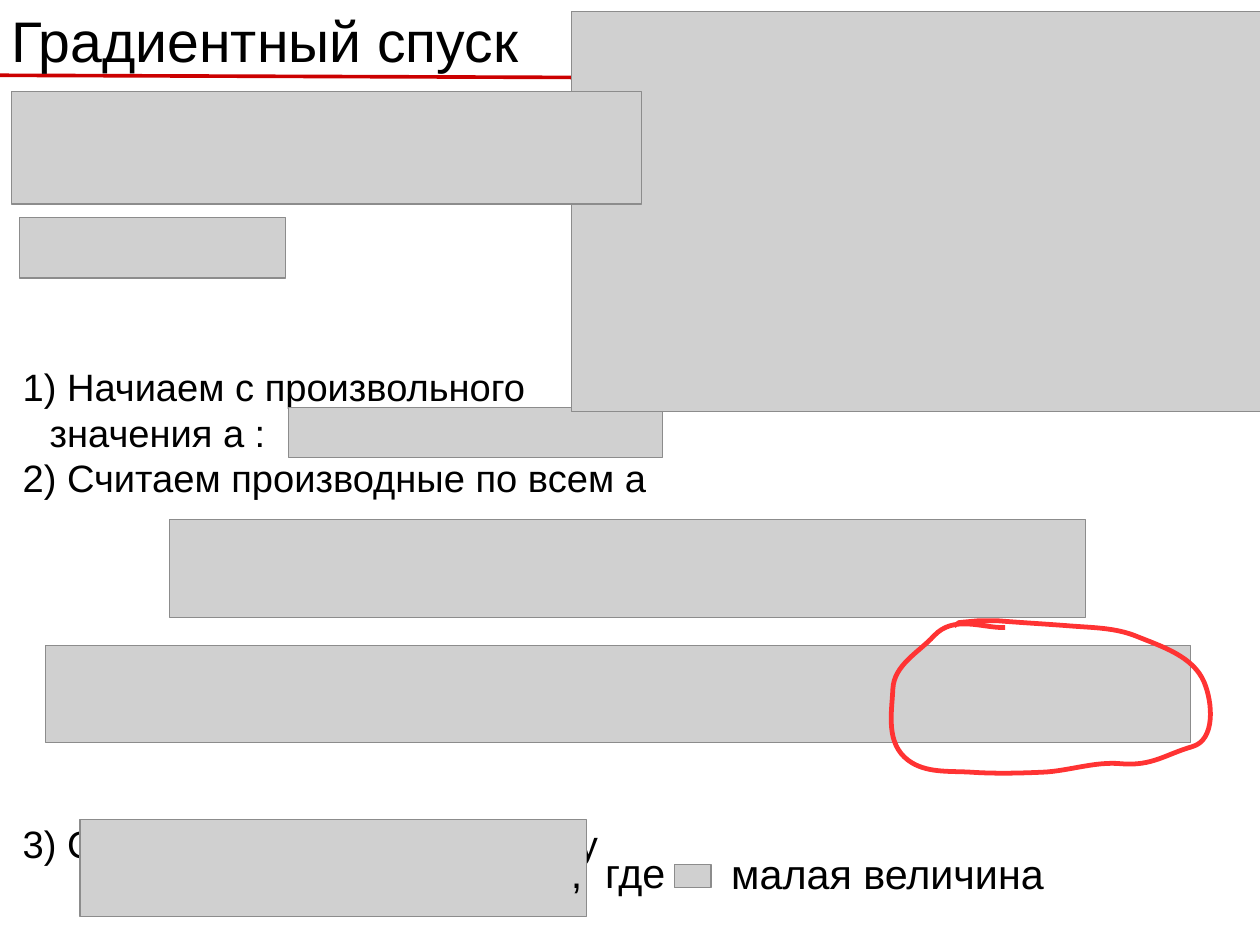
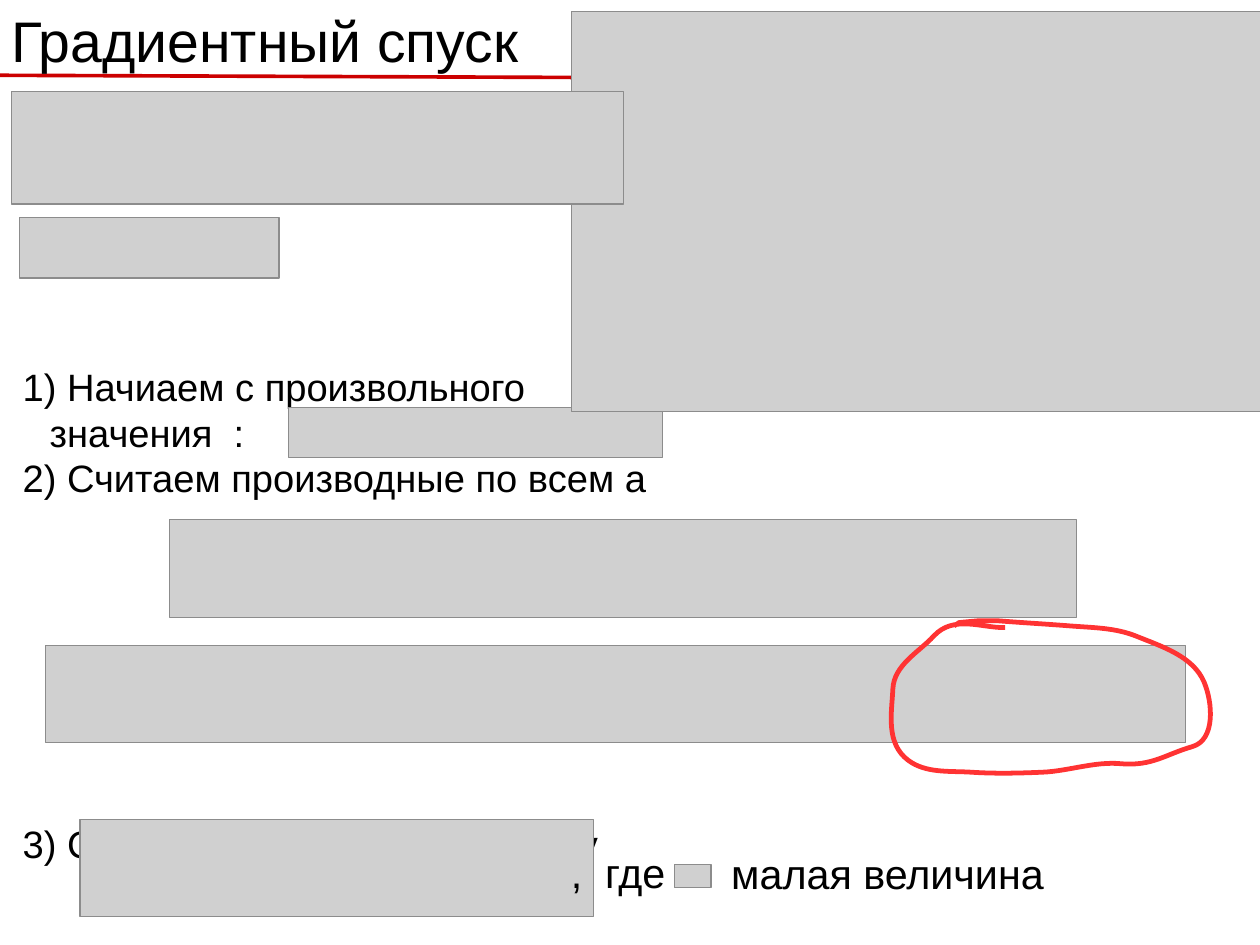
Before and after one commit to rykachevskiy/239, a slide deck: slide 12 of 1/1.1 Линейная регрессия, градиентный спуск.odp. Drawn at 1260x945 pixels with LibreOffice and Linux fonts; fonts in the diff are those of the drawing; grey boxes stand for pictures. Boxes give left, top, right and bottom in pixels: in the first picture for what was removed or moved away, otherwise in the second. Text is boxed around its words. In the diff, an @@ line names an element or a change of style, - is before the commit and + after.

```diff
--- a/1/1.1 Линейная регрессия, градиентный спуск.odp
+++ b/1/1.1 Линейная регрессия, градиентный спуск.odp
@@ picture: place and size @@
-picture at bbox=[11, 91, 641, 205]
+picture at bbox=[11, 91, 624, 205]
@@ picture: place and size @@
-picture at bbox=[19, 217, 286, 278]
+picture at bbox=[19, 217, 279, 278]
@@ text at bbox=[50, 374, 525, 448]: text changed @@
-1) Начиаем с произвольного значения а :
+1) Начиаем с произвольного значения :
@@ picture: place and size @@
-picture at bbox=[170, 519, 1086, 617]
+picture at bbox=[170, 519, 1077, 616]
@@ picture: place and size @@
-picture at bbox=[46, 645, 1191, 743]
+picture at bbox=[46, 645, 1186, 742]
@@ picture: place and size @@
-picture at bbox=[80, 820, 587, 917]
+picture at bbox=[80, 820, 593, 917]
```
Also in this commit, not shown: 4 other slides changed, 4 slides added, 1 other file.
